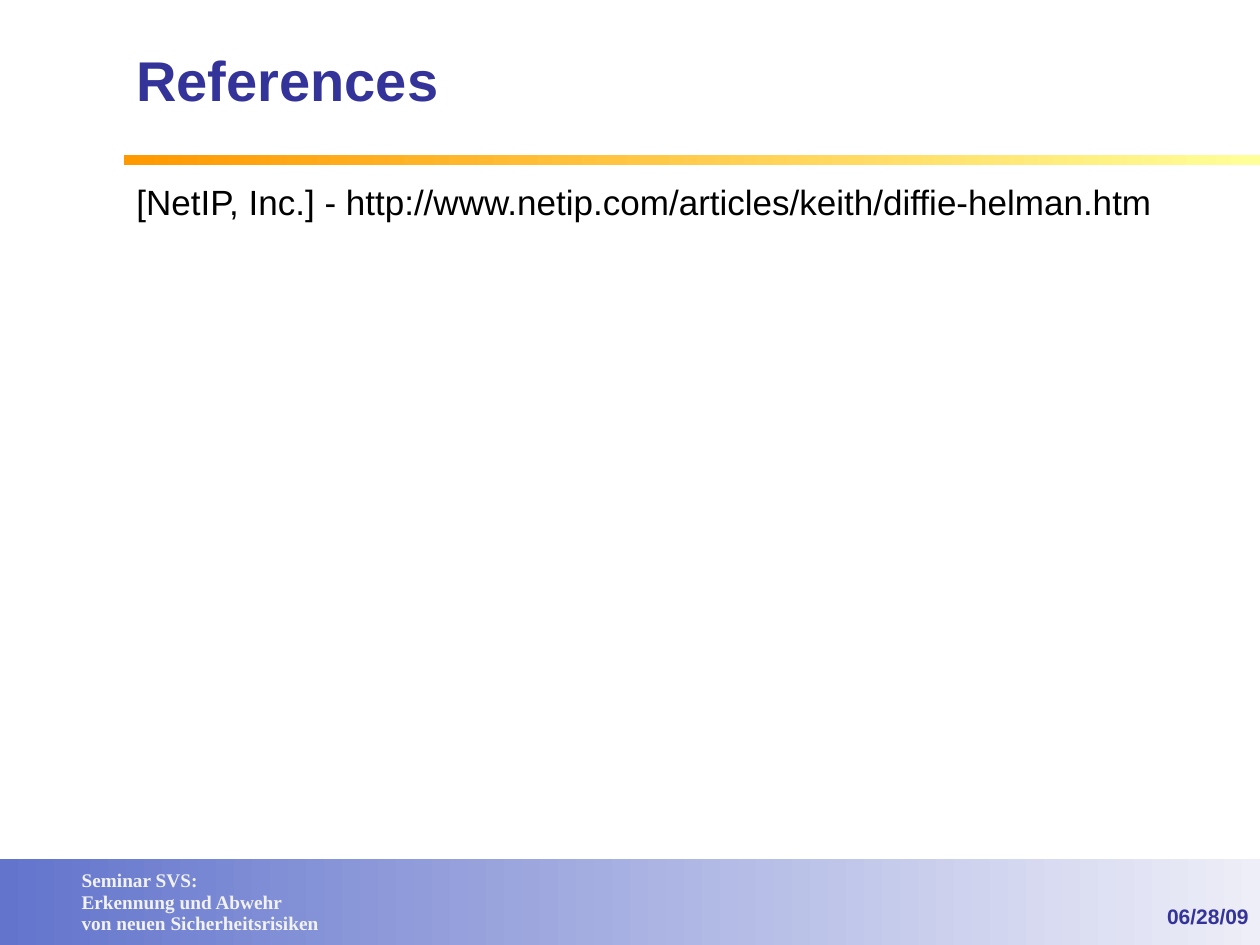
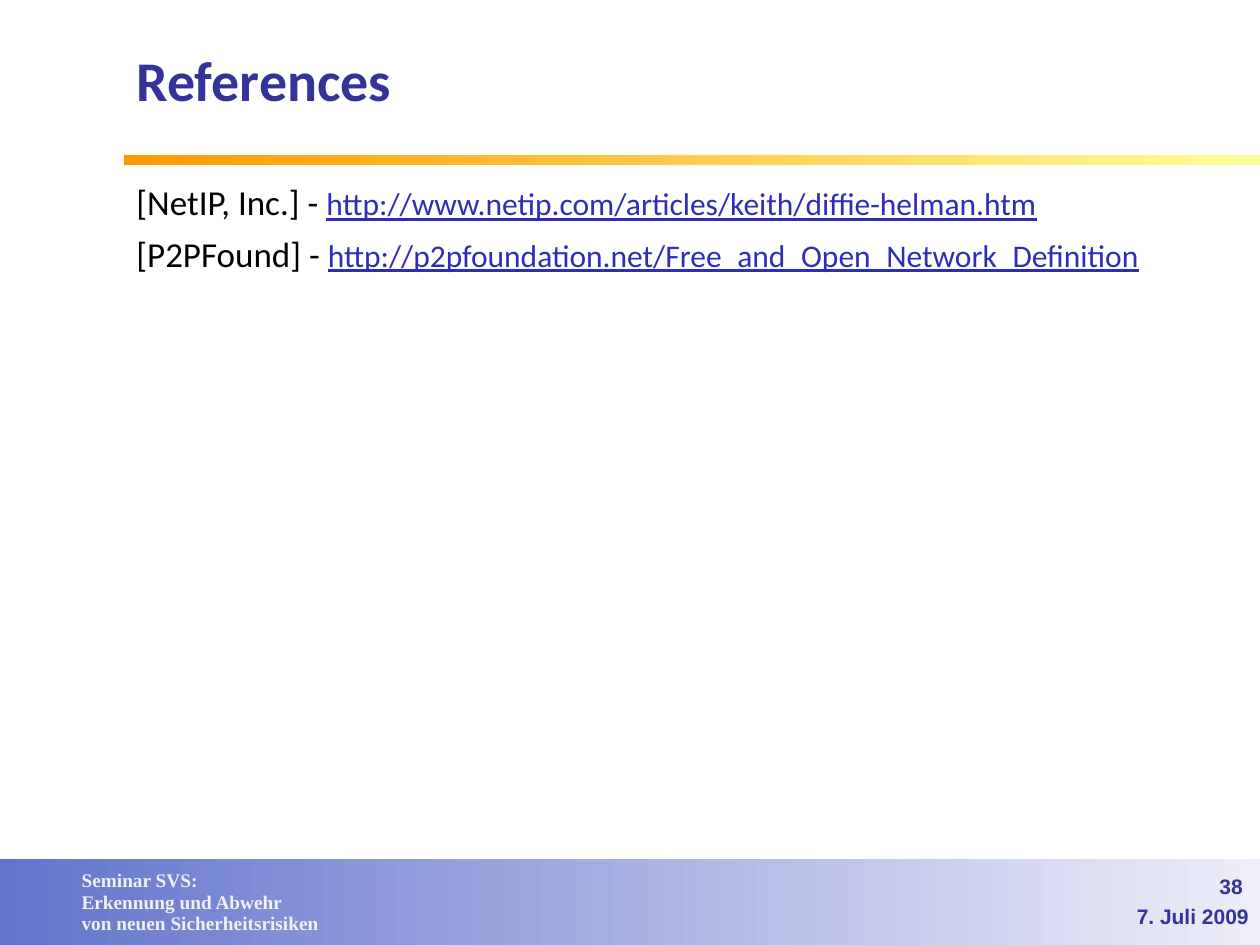
Before and after one commit to lemmy/SecuredSLP, a slide deck: slide 38 of doc/Service Discovery in open networks.ppt (slide 28 before the commit). Drawn at 1260x945 pixels with LibreOffice and Linux fonts; fonts in the diff are those of the drawing; background and template pictures are left out. Boxes give left, top, right and bottom in pixels: in the first picture for what was removed or moved away, otherwise in the second. Text is boxed around its words. In the diff, an @@ line names an element or a change of style, - is before the commit and + after.

Commit message:
Folien: Style einheitlich gemacht, kleine Fehler korrigiert, Use Case und Slider eingefuegt

```diff
--- a/doc/Service Discovery in open networks.ppt
+++ b/doc/Service Discovery in open networks.ppt
@@ title "References" at <box>136,62,391,102</box>: font Arial to Calibri @@
@@ text at <box>136,189,1036,221</box>: size 20 to 18 pt, text colour #000000 to #2D2DB9, underline on in "http://www.netip.com/articles/keith/diffie-helman.htm"; font Arial to Calibri in "[NetIP, Inc.] - http://www.netip.com/articles/keith/diffie-h ..." @@
@@ text at <box>136,241,1138,272</box>: paragraph added @@
+[P2PFound] - http://p2pfoundation.net/Free_and_Open_Network_Definition
@@ page number added at <box>1219,879,1242,894</box>, 12 pt, text #333399, bold @@
+38
@@ text at <box>1137,909,1249,924</box>: text changed @@
-06/28/09
+7. Juli 2009
```
Also in this commit, not shown: 31 other slides changed, 12 slides added, 2 slides removed.
